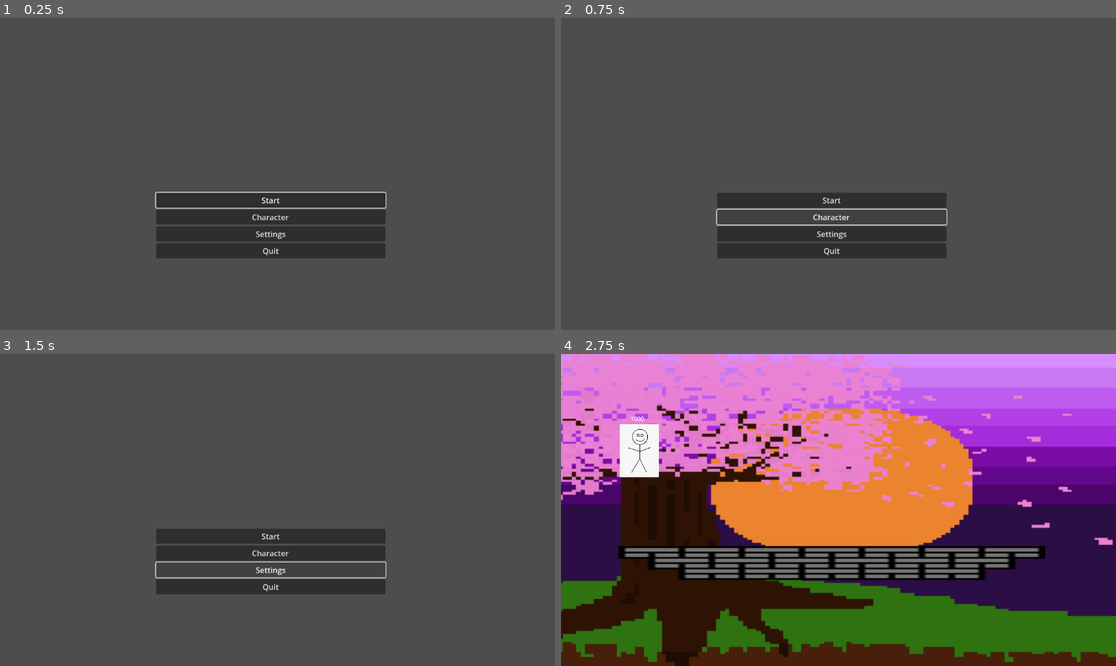
Above: before the commit, frames 1-4 (two rows, left to right).
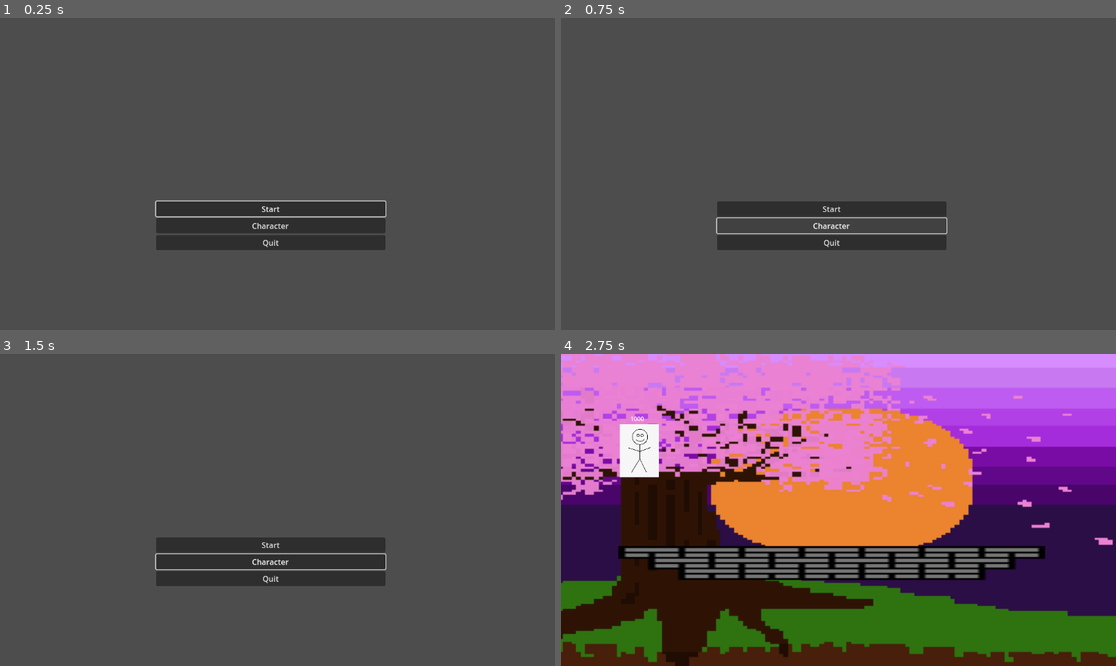
Above: after the commit, the same moments.

Repository: Iemonaide/fightinggame
Game: Godot game, scene res://scenes/startmenu.tscn
Two runs of this game, one before a commit and one after it. Both use one fixed random seed, a clock stepped at 60 frames per second and the inputs below.
Inputs (mouse positions are in pixels of both pictures, inside the frame that each line leads up to):
- Up to frame 1 (0.25 s): no input
- Up to frame 2 (0.75 s): click "Character" at 0.5 s
- Up to frame 3 (1.5 s): click (271, 569) at 1.25 s, where only the run before the commit has a clickable "Settings"
- Up to frame 4 (2.75 s): click "Start" at 2 s

The runs differ from the first frame. In frame 1, 3.7% of the frame differs, in the area x 27-70%, y 55-78%; in frame 2, 3.4%; in frame 3, 3.5%; in frame 4, nothing differs.

Commit message:
Revert "character select screen buttons"
This reverts commit 2385ff4327a73375f6cb674b157ec62431f89964.

Diff:
--- a/fightinggame/scenes/startmenu.tscn
+++ b/fightinggame/scenes/startmenu.tscn
@@ -35,15 +35,10 @@
 layout_mode = 2
 text = "Character"
 
-[node name="settingsbutton" type="Button" parent="VBoxContainer"]
-layout_mode = 2
-text = "Settings"
-
 [node name="quitbutton" type="Button" parent="VBoxContainer"]
 layout_mode = 2
 text = "Quit"
 
 [connection signal="pressed" from="VBoxContainer/startbutton" to="." method="_on_startbutton_pressed"]
 [connection signal="pressed" from="VBoxContainer/charselectbutton" to="." method="_on_charselectbutton_pressed"]
-[connection signal="pressed" from="VBoxContainer/settingsbutton" to="." method="_on_settingsbutton_pressed"]
 [connection signal="pressed" from="VBoxContainer/quitbutton" to="." method="_on_quitbutton_pressed"]
--- a/fightinggame/scripts/charselectmenu.gd
+++ /dev/null
@@ -1,5 +0,0 @@
-extends Control
-
-
-func _on_backtostartbt_pressed() -> void:
-	get_tree().change_scene_to_file("res://scenes/startmenu.tscn")
--- a/fightinggame/scripts/startmenu.gd
+++ b/fightinggame/scripts/startmenu.gd
@@ -8,12 +8,8 @@
 
 
 func _on_charselectbutton_pressed() -> void:
-	get_tree().change_scene_to_file("res://scenes/charselectmenu.tscn")
+	pass # Replace with function body.
 
 
 func _on_quitbutton_pressed() -> void:
 	get_tree().quit()
-
-
-func _on_settingsbutton_pressed() -> void:
-	pass # Replace with function body.
Not shown, removed: fightinggame/scripts/charselectmenu.gd.uid
